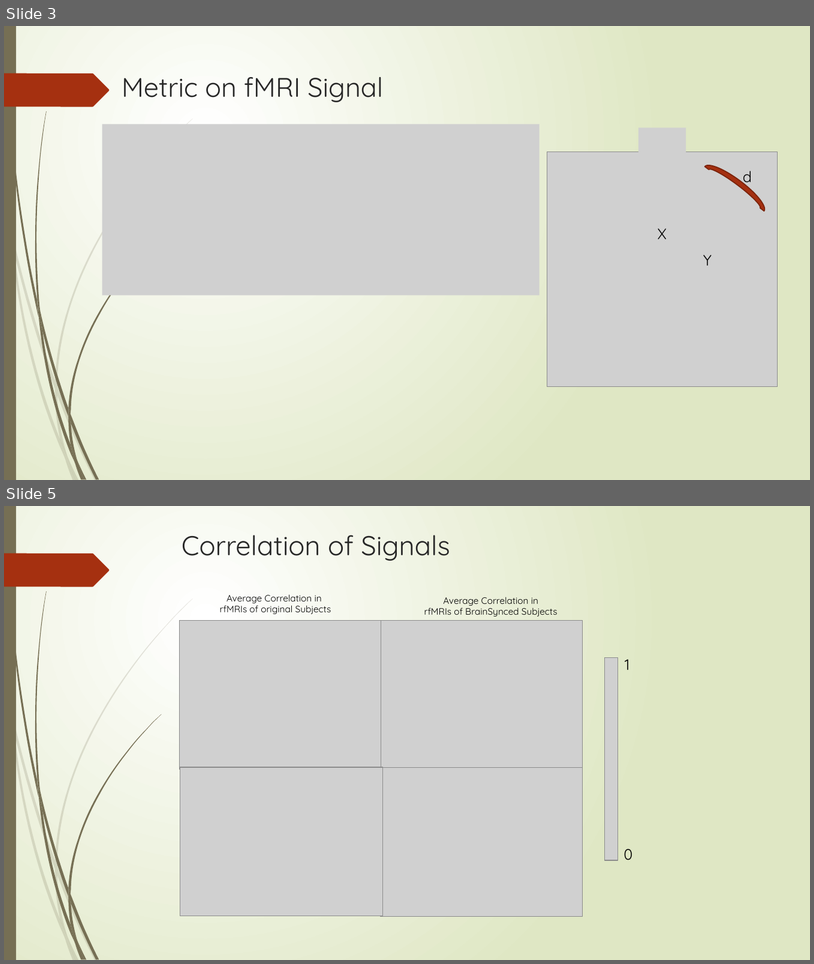
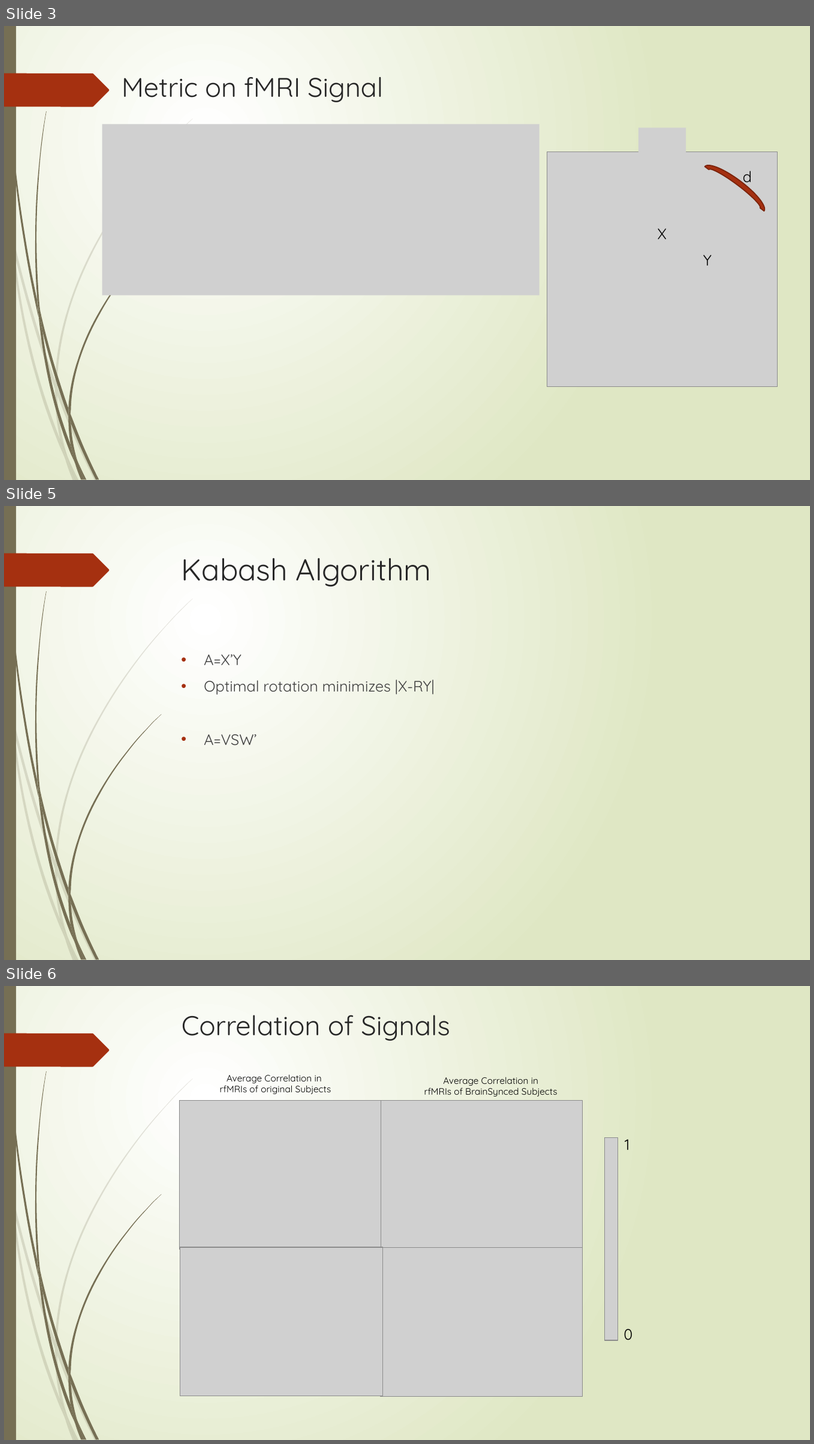
Before and after one commit to ajoshiusc/cortical_parcellation, a slide deck: docs/brain_sync.pptx. Shown one above the other, each under a label of ours: slides 3 and 5 before the commit, slides 3, 5 and 6 after it; the slides between them are not shown. The pictures are 814x964 and 814x1444 pixels, drawn with LibreOffice and Linux fonts; fonts in the diff are those of the drawing; grey boxes stand for pictures. Boxes give left, top, right and bottom in pixels: in the first picture for what was removed or moved away, otherwise in the second. Text is boxed around its words. In the diff, an @@ line names an element or a change of style, - is before the commit and + after.

```diff
--- a/docs/brain_sync.pptx
+++ b/docs/brain_sync.pptx
@@ slide 5 added at [4,506,810,960], background gradient #FFFFFF to #DFE8C4; not listed: 24 template elements that a slide beside it also shows @@
@@ title added at [182,558,432,586], 36 pt, text #262626 @@
+Kabash Algorithm
@@ text added at [204,654,435,745], 18 pt, text #404040 @@
+• A=X’Y
+• Optimal rotation minimizes |X-RY|
+• A=VSW’
@@ what was slide 5 is now slide 6 @@
```
Also in this commit, not shown: 1 slide changed.
